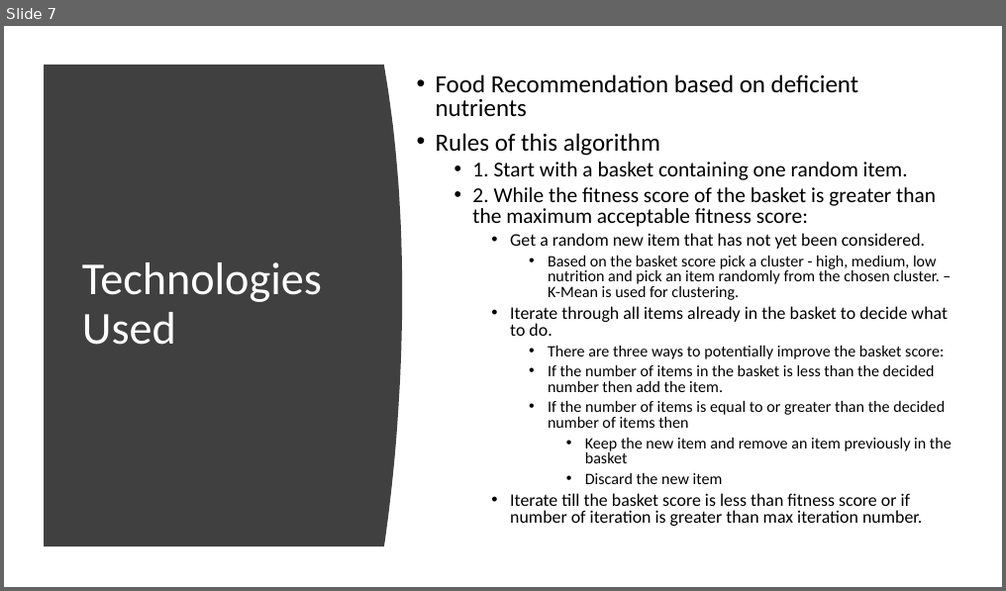
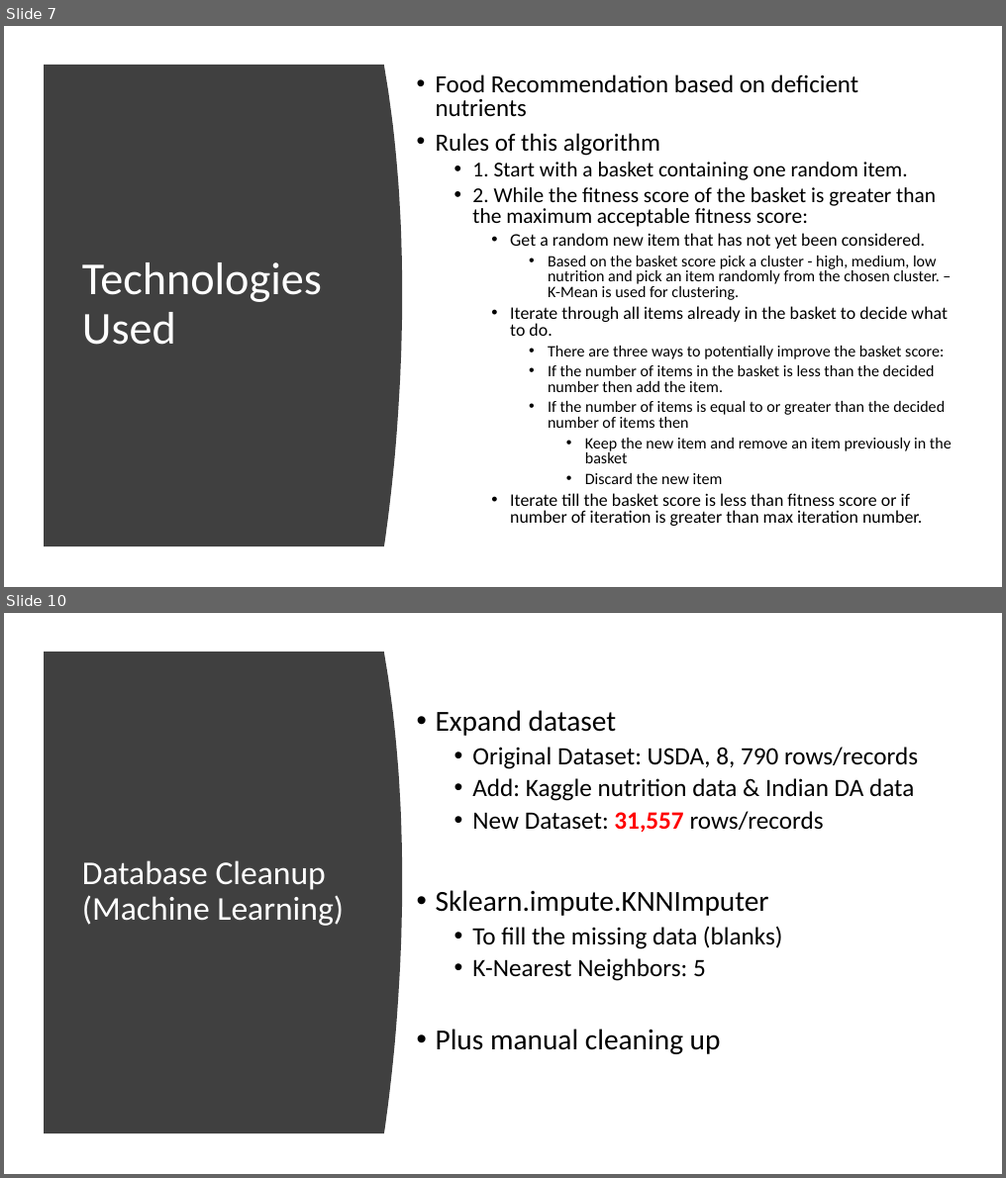
Before and after one commit to Rebel-Scum-Analytical/TeamProject3, a slide deck: Nutrometer.pptx. Shown one above the other, each under a label of ours: slide 7 before the commit, slides 7 and 10 after it; the slides between them are not shown. The pictures are 1006x591 and 1006x1178 pixels, drawn with LibreOffice and Linux fonts; fonts in the diff are those of the drawing. Boxes give left, top, right and bottom in pixels: in the first picture for what was removed or moved away, otherwise in the second. Text is boxed around its words. In the diff, an @@ line names an element or a change of style, - is before the commit and + after.

```diff
--- a/Nutrometer.pptx
+++ b/Nutrometer.pptx
@@ slide 10 added at [4,613,1002,1174], background #FFFFFF @@
@@ freeform shape added at [44,652,402,1134], fill #404040 @@
@@ text added at [436,710,918,1055], 24 pt, text #000000 @@
+• Expand dataset
+  • Original Dataset: USDA, 8, 790 rows/records
+  • Add: Kaggle nutrition data & Indian DA data
+  • New Dataset: 31,557 rows/records
+• Sklearn.impute.KNNImputer
+  • To fill the missing data (blanks)
+  • K-Nearest Neighbors: 5
+  • Plus manual cleaning up
@@ title added at [82,861,344,926], 32 pt, text #FFFFFF @@
+Database Cleanup (Machine Learning)
```
Also in this commit, not shown: 1 slide changed, 2 other slides added.
